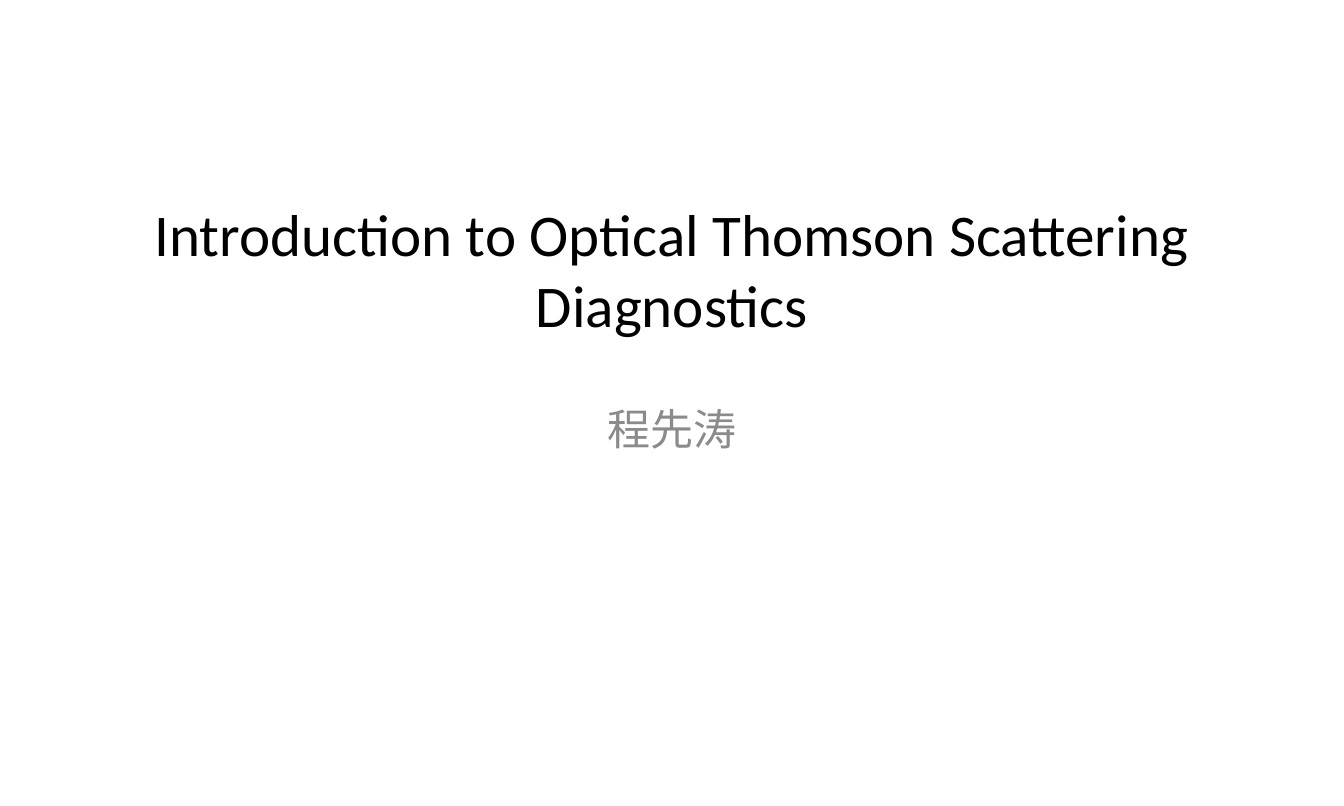
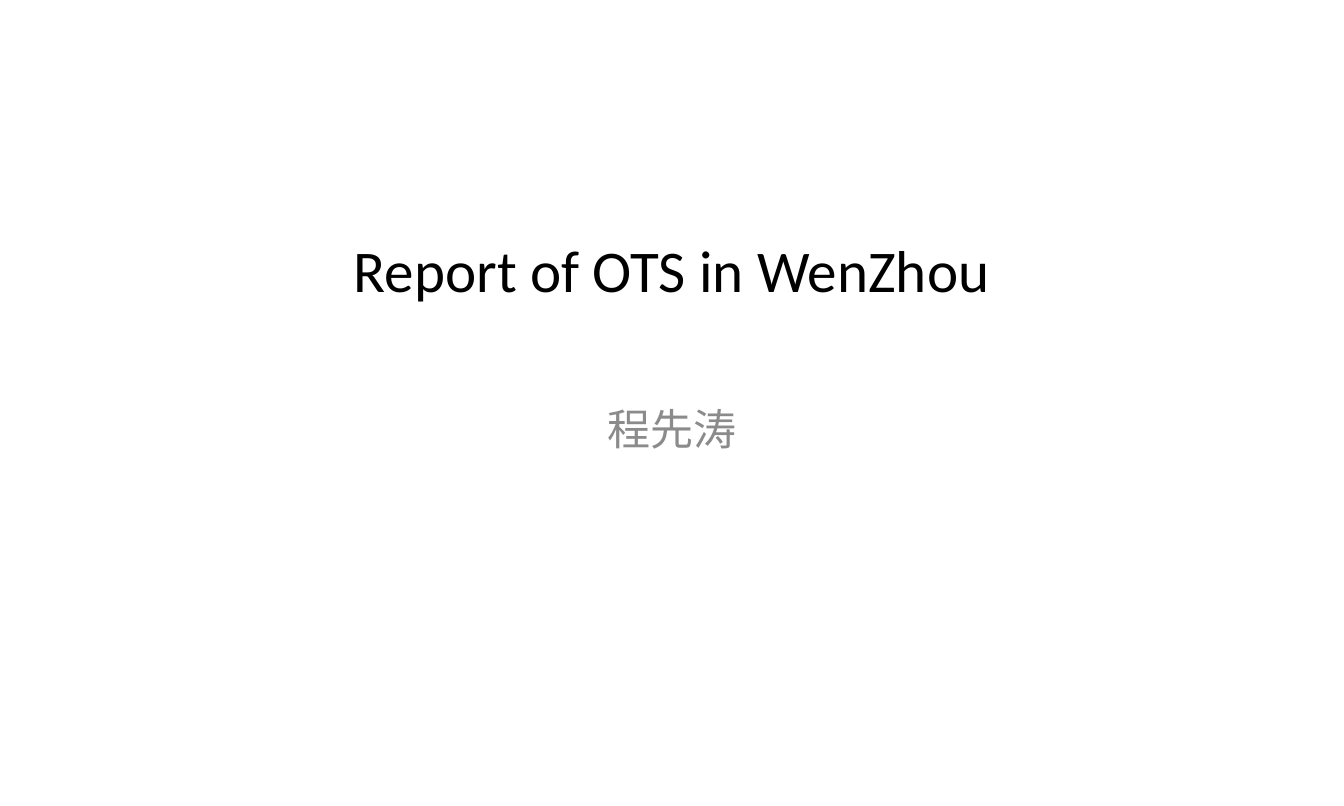
Before and after one commit to XiantaoCheng/short_reports, a slide deck: slide 1 of short_report.pptx. Drawn at 1344x806 pixels with LibreOffice and Linux fonts; fonts in the diff are those of the drawing. Boxes give left, top, right and bottom in pixels: in the first picture for what was removed or moved away, otherwise in the second. Text is boxed around its words. In the diff, an @@ line names an element or a change of style, - is before the commit and + after.

```diff
--- a/short_report.pptx
+++ b/short_report.pptx
@@ title removed at bbox=[154, 215, 1188, 337] @@
-Introduction to Optical Thomson Scattering Diagnostics
@@ title added at bbox=[354, 251, 989, 302], 44 pt, text #000000 @@
+Report of OTS in WenZhou
```
Also in this commit, not shown: 21 slides added, 16 slides removed, 21 other files.
